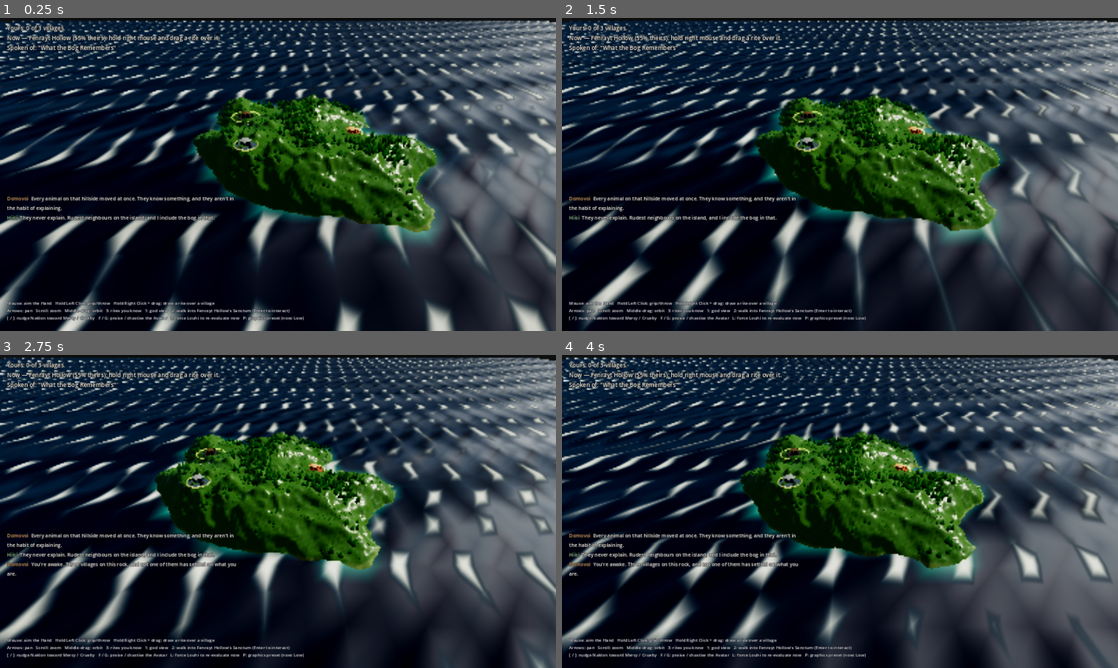
Above: before the commit, frames 1-4 (two rows, left to right).
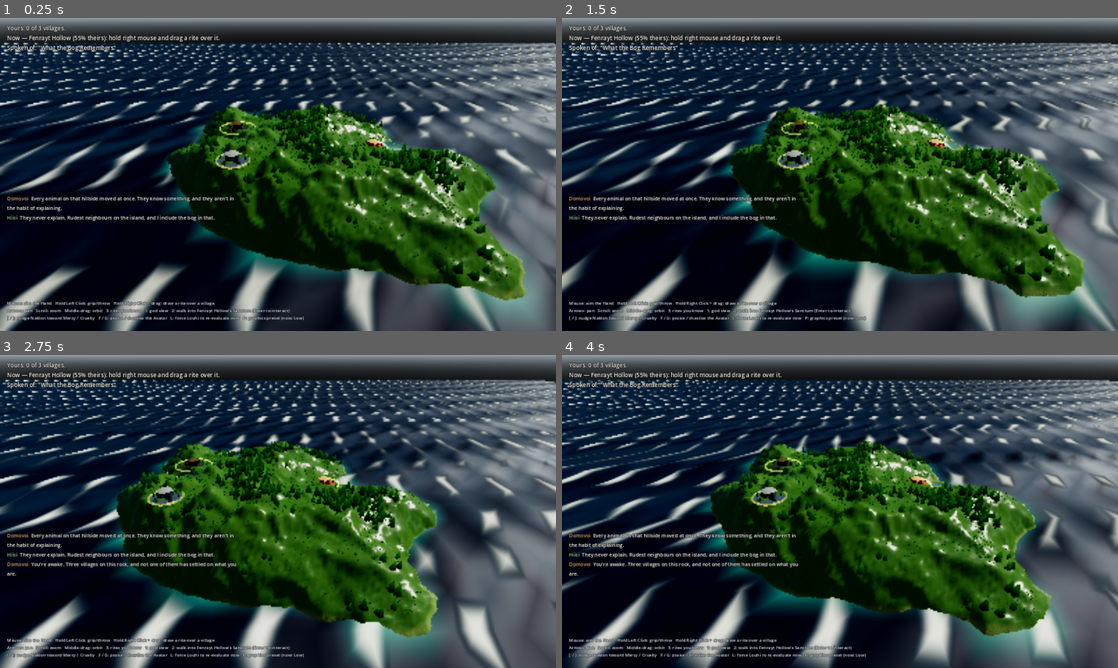
Above: after the commit, the same moments.

Repository: VolkMicro/BW
Game: Godot game, scene res://world/god_view.tscn
Same seed, same stepped clock (60 frames per second), same inputs: the game is played once before the commit and once after it.
Inputs (mouse positions are in pixels of both pictures, inside the frame that each line leads up to):
- Up to frame 1 (0.25 s): no input
- Up to frame 2 (1.5 s): tap Enter (ui_accept) at 0.5 s; drag from (684, 246) to (895, 105) at 0.52 s; drag from (728, 190) to (812, 237) at 1.27 s
- Up to frame 3 (2.75 s): move the mouse to (333, 442) at 2.02 s; hold Right (ui_right) from 2.03 s (still down); right-click (333, 442) at 2.1 s
- Up to frame 4 (4 s): release Right (ui_right) at 2.75 s; drag from (812, 574) to (673, 464) at 2.77 s; move the mouse to (1006, 558) at 3.52 s; hold Left (ui_left) from 3.53 s (still down); tap K at 3.6 s; tap Enter (ui_accept) at 3.77 s

The runs differ from the first frame. In frame 1, 58% of the frame differs, in the area x 0-100%, y 0-100%; in frame 2, 58%; in frame 3, 58%; in frame 4, 58%.

Commit message:
Camera scale tied to the island, not to magic numbers
The zoom-out limit was a hard-coded 420 m and the pan clamp a hard-coded
380 m, both chosen when the island was 320 m across. Phase 1 takes it to
~1200 m, at which point those numbers quietly stop meaning anything.

Both are now derived at _ready() from the island's real size_meters:
god_max_view_fraction (0.7) sets how much of the island fills the frame at
maximum zoom-out, and the distance that achieves it is computed from the
camera's own vertical FOV. Framing by width through the vertical FOV leaves
margin rather than cropping, which is the safe direction to be wrong in.

Closest zoom is now 30 m, where one villager, their yard and the smoke off a
hearth are all legible — the near end of the brief's colossal-scale swing.
Default framing pulled in from 130 m to 95 m so the game opens at a scale
where the island reads as a place rather than an object.

Roadmap "Current position" updated: island shape and the camera part of
Phase 1e are done; 1a (villagers off the scene graph) is still the big one.

Co-Authored-By: Claude Opus 5 <noreply@anthropic.com>

Diff:
--- a/ui/camera_rig.gd
+++ b/ui/camera_rig.gd
@@ -75,12 +75,27 @@
 ## -- God-view free camera (pan / zoom / orbit) --------------------------
 @export var god_pan_speed: float = 55.0 ## m/s, ground-plane pan
 @export var god_zoom_speed: float = 90.0 ## m per wheel notch, roughly
-@export var god_min_distance: float = 25.0
-@export var god_max_distance: float = 420.0
+## Closest the god view comes to its focus point. At this range one villager,
+## the yard they are working in and the smoke off the hearth are all legible —
+## the "come down and watch a person" end of the brief's colossal-scale swing.
+@export var god_min_distance: float = 30.0
+## Furthest. Deliberately NOT "far enough to see the whole island": the owner's
+## requirement is that maximum zoom-out shows roughly 70% of the island, so
+## there is always somewhere off-frame, and the world never shrinks to a coin
+## on a table. _frame_island_fraction() below derives this from the island's
+## real size rather than leaving it a magic number that silently stops
+## matching when the island grows.
+@export var god_max_distance: float = 300.0
+## Fraction of the island's width that should fill the frame at maximum
+## zoom-out. 1.0 would frame the whole thing; 0.7 keeps the world bigger than
+## the screen.
+@export_range(0.3, 1.0) var god_max_view_fraction: float = 0.7
 @export var god_rotate_sensitivity: float = 0.006 ## radians per pixel of middle-drag
 @export var god_min_pitch_deg: float = 12.0 ## can't rotate to looking dead level
 @export var god_max_pitch_deg: float = 82.0 ## can't rotate to looking straight down
-const GOD_PAN_BOUNDS := 380.0 ## loose clamp so panning can't fly off the (800m) ocean plane forever
+## Loose clamp so panning cannot wander off into empty ocean forever. Derived
+## from the island at _ready() when one can be found — see _fit_to_island().
+var _pan_bounds: float = 380.0
 
 @onready var camera: Camera3D = $Camera3D
 @onready var _player_proxy: AnimatableBody3D = $PlayerProxy
@@ -92,11 +107,49 @@
 var _god_focus: Vector3 = Vector3.ZERO
 var _god_yaw: float = 0.0
 var _god_pitch: float = deg_to_rad(35.0)
-var _god_distance: float = 200.0
+var _god_distance: float = 160.0
 var _god_orbiting: bool = false
 
 func _ready() -> void:
 	camera.current = true
+	_fit_to_island()
+
+## Ties the zoom-out limit and the pan clamp to the island's actual size, so
+## they keep meaning the same thing when the island grows (Phase 1 takes it
+## from 320 m to ~1200 m). Without this both are magic numbers that quietly
+## stop matching the world.
+##
+## The distance that frames a given width is width / (2 * tan(fov/2)); Godot's
+## `fov` is the VERTICAL angle, and the view is wider than it is tall, so
+## framing by width through the vertical FOV leaves margin rather than
+## cropping — which is the safe direction to be wrong in.
+func _fit_to_island() -> void:
+	var island := _find_island()
+	if island == null:
+		return
+	var size := float(island.get("size_meters"))
+	if size <= 0.0:
+		return
+	var want := size * god_max_view_fraction
+	var half_fov := deg_to_rad(camera.fov) * 0.5
+	god_max_distance = want / (2.0 * tan(half_fov))
+	_god_distance = clampf(_god_distance, god_min_distance, god_max_distance)
+	_pan_bounds = size * 0.6
+
+func _find_island() -> Node:
+	var tree := get_tree()
+	if tree == null or tree.current_scene == null:
+		return null
+	return _search_island(tree.current_scene)
+
+func _search_island(n: Node) -> Node:
+	if n != self and n.has_method("sample_height") and n.get("size_meters") != null:
+		return n
+	for c in n.get_children():
+		var found := _search_island(c)
+		if found != null:
+			return found
+	return null
 
 func _physics_process(delta: float) -> void:
 	if mode == MODE_SANCTUM_INTERIOR:
@@ -127,8 +180,8 @@
 		var fwd := Vector2(sin(_god_yaw), cos(_god_yaw))
 		var right := Vector2(fwd.y, -fwd.x)
 		var delta_xz := right * move.x + fwd * move.y
-		_god_focus.x = clampf(_god_focus.x + delta_xz.x, -GOD_PAN_BOUNDS, GOD_PAN_BOUNDS)
-		_god_focus.z = clampf(_god_focus.z + delta_xz.y, -GOD_PAN_BOUNDS, GOD_PAN_BOUNDS)
+		_god_focus.x = clampf(_god_focus.x + delta_xz.x, -_pan_bounds, _pan_bounds)
+		_god_focus.z = clampf(_god_focus.z + delta_xz.y, -_pan_bounds, _pan_bounds)
 	_apply_god_view_orbit()
 
 ## Rebuilds camera.global_transform from the current focus/yaw/pitch/distance
--- a/world/god_view.tscn
+++ b/world/god_view.tscn
@@ -38,7 +38,7 @@
 directional_shadow_mode = 0
 
 [node name="GodViewMarker" type="Marker3D" parent="."]
-transform = Transform3D(1, 0, 0, 0, 0.82, 0.57, 0, -0.57, 0.82, 0, 130, 220)
+transform = Transform3D(1, 0, 0, 0, 0.87, 0.5, 0, -0.5, 0.87, 0, 95, 165)
 
 [node name="CameraRig" parent="." instance=ExtResource("7")]
 
Not shown, changed: docs/ROADMAP.md
